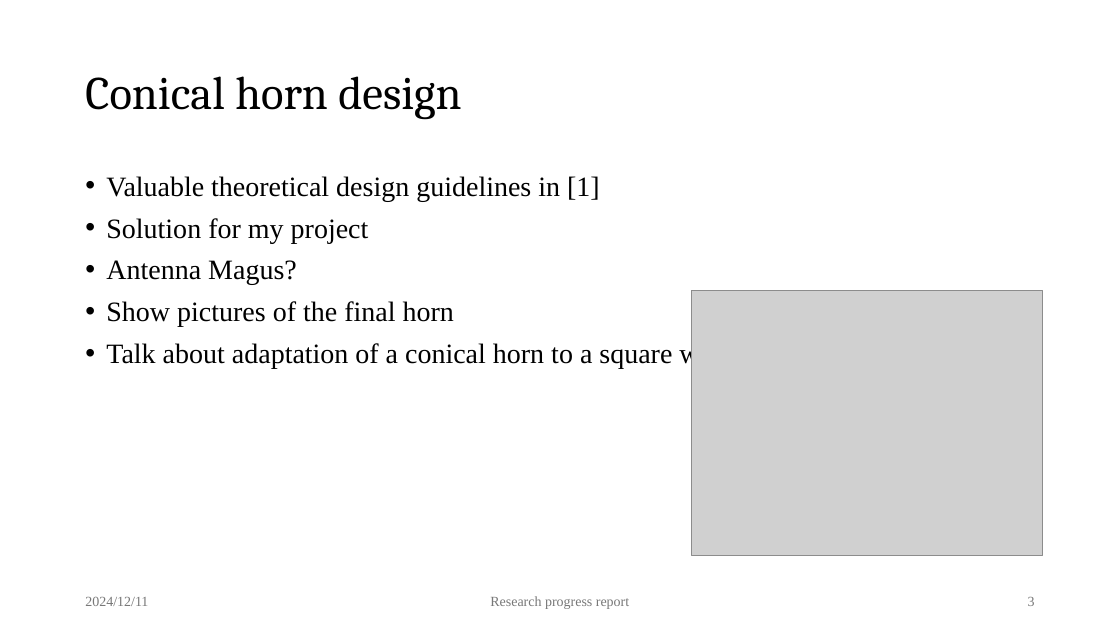
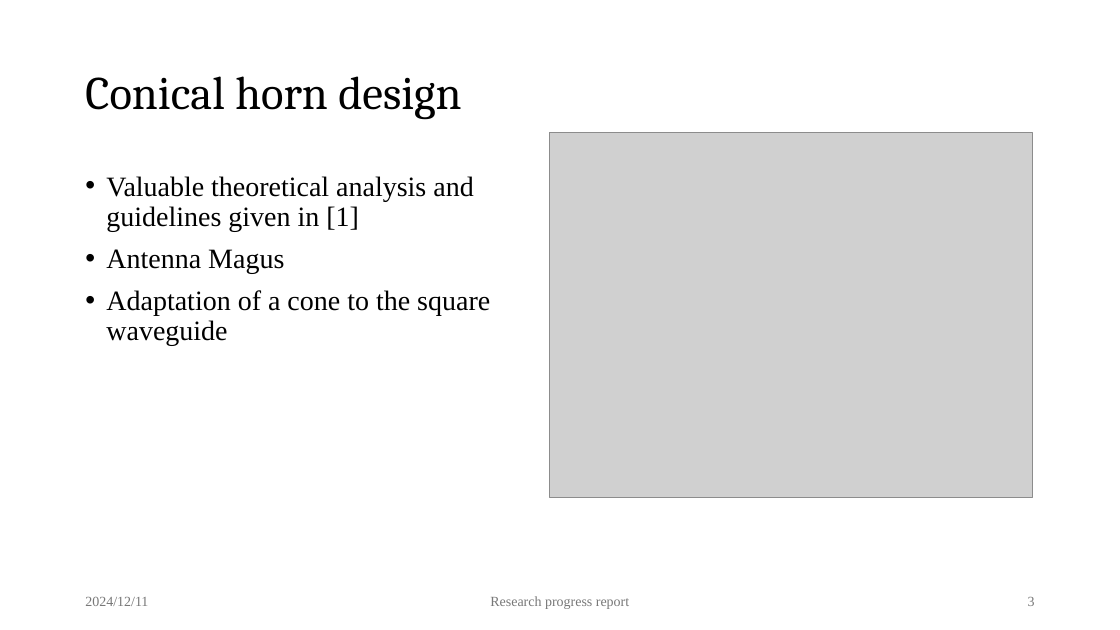
Before and after one commit to simakma5/diploma-thesis, a slide deck: slide 3 of progress-reports/09-progress_report.pptx. Drawn at 1120x630 pixels with LibreOffice and Linux fonts; fonts in the diff are those of the drawing; grey boxes stand for pictures. Boxes give left, top, right and bottom in pixels: in the first picture for what was removed or moved away, otherwise in the second. Text is boxed around its words. In the diff, an @@ line names an element or a change of style, - is before the commit and + after.

```diff
--- a/progress-reports/09-progress_report.pptx
+++ b/progress-reports/09-progress_report.pptx
@@ picture: place and size @@
-picture at [691,291,1043,555]
+picture at [549,133,1033,497]
@@ text at [106,176,490,345]: text changed @@
-• Valuable theoretical design guidelines in [1]
-• Solution for my project
-• Antenna Magus?
-• Show pictures of the final horn
-• Talk about adaptation of a conical horn to a square waveguide?
+• Valuable theoretical analysis and guidelines given in [1]
+• Antenna Magus
+• Adaptation of a cone to the square waveguide
```
Also in this commit, not shown: 2 other files.
